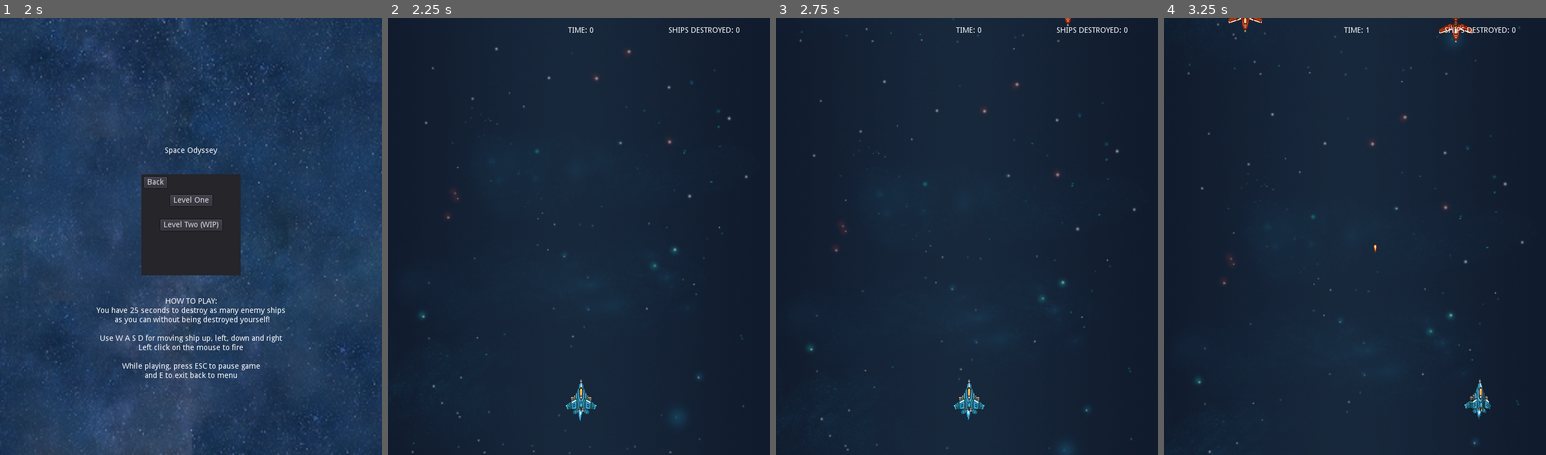
Above: before the commit, frames 1-4 (left to right).
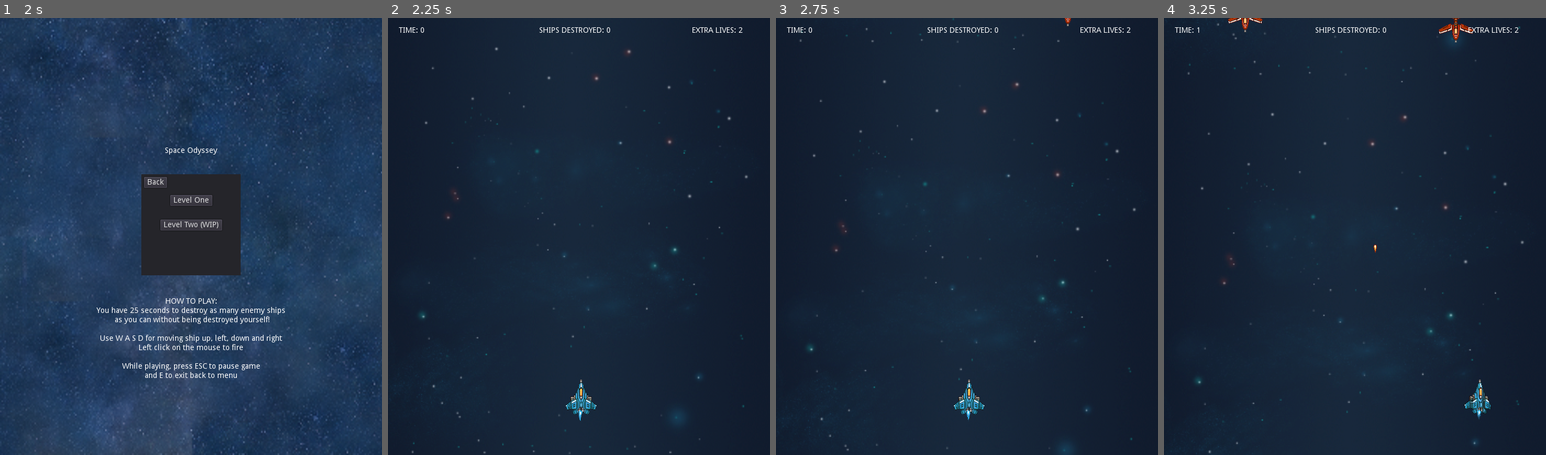
Above: after the commit, the same moments.

Repository: jdibble21/FP-Space-Odyssey
Game: Godot game, scene res://src/Menu.tscn
Same seed, same stepped clock (60 frames per second), same inputs: the game is played once before the commit and once after it. Sound files missing from this copy of the repository are replaced by a short silence.
Inputs (mouse positions are in pixels of both pictures, inside the frame that each line leads up to):
- Up to frame 1 (2 s): click "PLAY!" at 0.5 s; click "PLAY!" at 1.25 s
- Up to frame 2 (2.25 s): click "Level One" at 2 s
- Up to frame 3 (2.75 s): no input
- Up to frame 4 (3.25 s): move the mouse to (1439, 214) at 2.77 s; hold D (move_right) from 2.78 s (still down); click (1439, 214) at 2.85 s

Frame 1 is identical in both runs. In frame 2, 0.3% of the frame differs, in the area x 2-93%, y 2-4%; in frame 3, 0.3%; in frame 4, 0.3%.

Commit message:
Fix add_child debug error

Diff:
--- a/project/src/LevelOne/LevelOne.gd
+++ b/project/src/LevelOne/LevelOne.gd
@@ -32,6 +32,7 @@
 	$MusicLoop.play()
 
 
+
 func _physics_process(_delta):
 	if _scrolling_enabled:
 		if _background.position.y >= 800:
@@ -39,6 +40,7 @@
 		_background.motion_offset.y += SPEED
 	$HUD/TimeLabel.text = "TIME: " + str(_HUD.rounded_time)
 	$HUD/ScoreLabel.text = "SHIPS DESTROYED: " + str(_ships_destroyed)
+	$HUD/LivesLabel.text = "EXTRA LIVES: " + str($Player.player_lives)
 
 
 func _process(_delta):
@@ -48,7 +50,9 @@
 		queue_free()
 		get_tree().get_root().add_child(_menu_scene.instance())
 
+
 func _on_player_defeat():
+	set_physics_process(false)
 	$HazardTimer.stop()
 	$HUD.set_process(false)
 	$MusicLoop.stop()
@@ -65,6 +69,7 @@
 
 func _add_score():
 	_ships_destroyed += 1
+
 
 func _boss_setup():
 	_scrolling_enabled = false
--- a/project/src/Player/HUD.gd
+++ b/project/src/Player/HUD.gd
@@ -9,11 +9,13 @@
 onready var _gameover_label := $GameOverLabel
 onready var _defeat_label := $DefeatLabel
 onready var _finalscore_label := $FinalScoreLabel
+onready var _lives_label := $LivesLabel
 
 func _ready():
 	_gameover_label.hide()
 	_defeat_label.hide()
 	_finalscore_label.hide()
+	_lives_label.text = "EXTRA LIVES: 1"
 
 
 func _process(delta):
--- a/project/src/Player/HUD.tscn
+++ b/project/src/Player/HUD.tscn
@@ -6,11 +6,9 @@
 script = ExtResource( 1 )
 
 [node name="TimeLabel" type="Label" parent="."]
-anchor_left = 0.5
-anchor_right = 0.5
-margin_left = -20.0
+margin_left = 20.1815
 margin_top = 16.0
-margin_right = 20.0
+margin_right = 60.1815
 margin_bottom = 30.0
 text = "TIME: "
 __meta__ = {
@@ -50,11 +48,11 @@
 }
 
 [node name="ScoreLabel" type="Label" parent="."]
-anchor_left = 1.0
-anchor_right = 1.0
-margin_left = -186.0
+anchor_left = 0.5
+anchor_right = 0.5
+margin_left = -73.5
 margin_top = 16.0
-margin_right = -63.0
+margin_right = 49.5
 margin_bottom = 30.0
 text = "SHIPS DESTROYED: "
 __meta__ = {
@@ -74,3 +72,13 @@
 __meta__ = {
 "_edit_use_anchors_": false
 }
+
+[node name="LivesLabel" type="Label" parent="."]
+margin_left = 557.0
+margin_top = 16.0
+margin_right = 642.0
+margin_bottom = 30.0
+text = "EXTRA LIVES: "
+__meta__ = {
+"_edit_use_anchors_": false
+}
--- a/project/src/Player/Player.gd
+++ b/project/src/Player/Player.gd
@@ -13,7 +13,7 @@
 
 var current_pos := Vector2()
 var _screen_size
-var _player_lives := 1
+var player_lives := 2
 
 func _ready():
 	_screen_size = get_viewport_rect().size
@@ -53,12 +53,12 @@
 
 
 func _on_HitBox_hit(area):
-	if area.is_in_group("health_powerup"):
-		_player_lives += 1
+	if area.is_in_group("health_powerup") and !area.is_in_group("used"):
+		player_lives += 1
 	if area.is_in_group("hazard"):
 		emit_signal("player_hit")
-		_player_lives -= 1
-		if _player_lives <= 0:
+		player_lives -= 1
+		if player_lives < 0:
 			set_process(false)
 			$ShipSprite.play("destroyed")
 			$Muzzle/Sprite.hide()
@@ -74,7 +74,7 @@
 func _activate_cheats():
 	print("CHEATS ENABLED")
 	emit_signal("cheats_enabled")
-	_player_lives = 100000
+	player_lives = 100000
 
 
 func _on_enemy_destroyed():
--- a/project/src/PowerUps/LifePowerUp.gd
+++ b/project/src/PowerUps/LifePowerUp.gd
@@ -1,15 +1,23 @@
 # Handles powerup movement, detects when player enters powerup area,
 # plays collect sound and deletes itself
-extends Area2D
+extends StaticBody2D
 
 const SPEED := 100
 
+
 func _on_LifePowerUp_area_entered(area):
-	if area.is_in_group("player"):
+	if area.is_in_group("player") and !area.is_in_group("used"):
+		print("player entered!")
 		$PickupSound.play()
-		queue_free()
+		$Sprite.hide()
+		add_to_group("used")
 
 func _process(delta):
 	position += transform.y * SPEED * delta
 	if position.y >= 800:
 		queue_free()
+
+
+
+func _on_PickupSound_finished():
+	queue_free()
--- a/project/src/PowerUps/LifePowerUp.tscn
+++ b/project/src/PowerUps/LifePowerUp.tscn
@@ -2,23 +2,41 @@
 
 [ext_resource path="res://assets/PixelSpaceRage/256px/Powerup_Health_png_processed.png" type="Texture" id=1]
 [ext_resource path="res://src/PowerUps/LifePowerUp.gd" type="Script" id=2]
-[ext_resource path="res://assets/sound_assets/173324__soundnimja__coin-3.ogg" type="AudioStream" id=3]
+[ext_resource path="res://assets/sound_assets/health_pickup.ogg" type="AudioStream" id=3]
 
 [sub_resource type="RectangleShape2D" id=1]
-extents = Vector2( 22.063, 12.5383 )
+extents = Vector2( 22.4599, 15.3162 )
 
-[node name="LifePowerUp" type="Area2D" groups=[
+[node name="LifePowerUp" type="StaticBody2D" groups=[
 "health_powerup",
 ]]
 script = ExtResource( 2 )
 
+[node name="Area2D" type="Area2D" parent="." groups=[
+"health_powerup",
+]]
+__meta__ = {
+"_edit_group_": true
+}
+
+[node name="CollisionShape2D" type="CollisionShape2D" parent="Area2D"]
+shape = SubResource( 1 )
+__meta__ = {
+"_edit_group_": true
+}
+
 [node name="Sprite" type="Sprite" parent="."]
 texture = ExtResource( 1 )
-
-[node name="CollisionShape2D" type="CollisionShape2D" parent="."]
-shape = SubResource( 1 )
+__meta__ = {
+"_edit_group_": true
+}
 
 [node name="PickupSound" type="AudioStreamPlayer2D" parent="."]
 stream = ExtResource( 3 )
+volume_db = 11.397
 bus = "SFX"
-[connection signal="area_entered" from="." to="." method="_on_LifePowerUp_area_entered"]
+__meta__ = {
+"_edit_group_": true
+}
+[connection signal="area_entered" from="Area2D" to="." method="_on_LifePowerUp_area_entered"]
+[connection signal="finished" from="PickupSound" to="." method="_on_PickupSound_finished"]
--- a/project/src/StandardEnemies/StandardEnemyEasy.gd
+++ b/project/src/StandardEnemies/StandardEnemyEasy.gd
@@ -1,6 +1,7 @@
 # Controls movement, and random firing delay for enemy type.
 extends KinematicBody2D
 
+signal destroyed
 const SPEED := 60
 
 export (PackedScene) var Bullet
@@ -13,6 +14,7 @@
 var _time_elapsed := 0.0
 
 func _ready():
+	connect("destroyed",self,"_check_powerup_drop")
 	$AnimatedSprite.play("normal")
 
 
@@ -38,14 +40,19 @@
 		$AnimatedSprite.play("destroyed")
 		$DestroyedSound.play()
 		$Muzzle/Sprite.hide()
-		if _powerup_drop_chance == 2:
-			var power_up = HealthPowerup.instance()
-			var root_attach = get_tree().get_root().get_node("LevelOne")
-			root_attach.add_child(power_up)
-			power_up.position = self.position
+		emit_signal("destroyed")
 		var timer = Timer.new()
 		timer.set_wait_time(0.3)
 		add_child(timer)
 		timer.start()
 		yield(timer, "timeout")
 		queue_free()
+
+func _check_powerup_drop():
+	if _powerup_drop_chance == 2:
+		var power_up = HealthPowerup.instance()
+		power_up.position = self.position
+		print("DROPPING POWERUP")
+		var root_attach = get_tree().get_root().get_node("LevelOne")
+		root_attach.call_deferred("add_child",power_up)
+		#root_attach.add_child(power_up)
Not shown, added: project/assets/sound_assets/health_pickup.ogg.import
Not shown, added: project/assets/sound_assets/health_pickup.ogg
